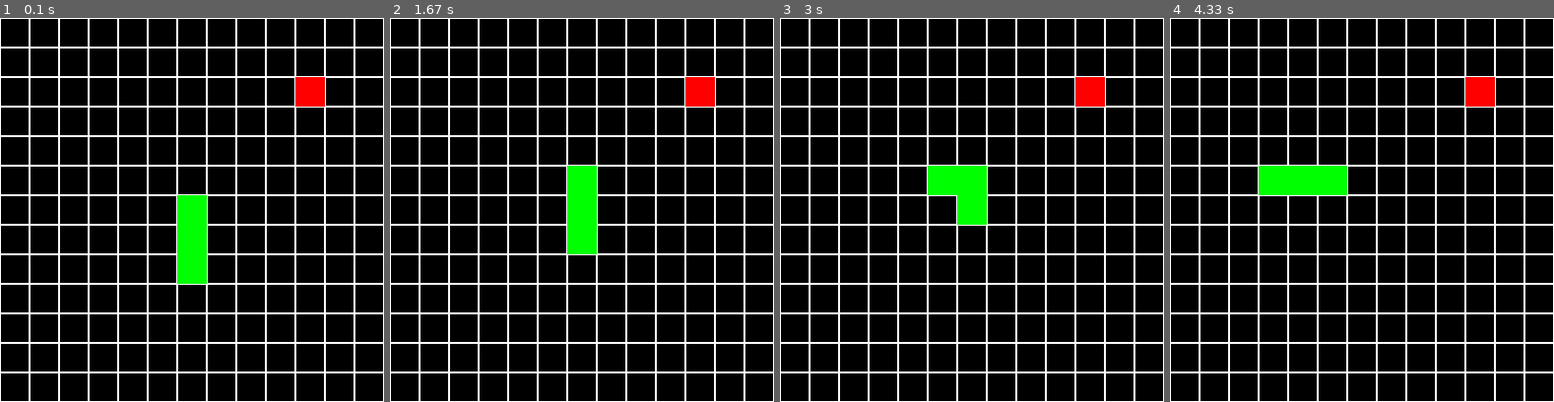
Above: before the commit, frames 1-4 (left to right).
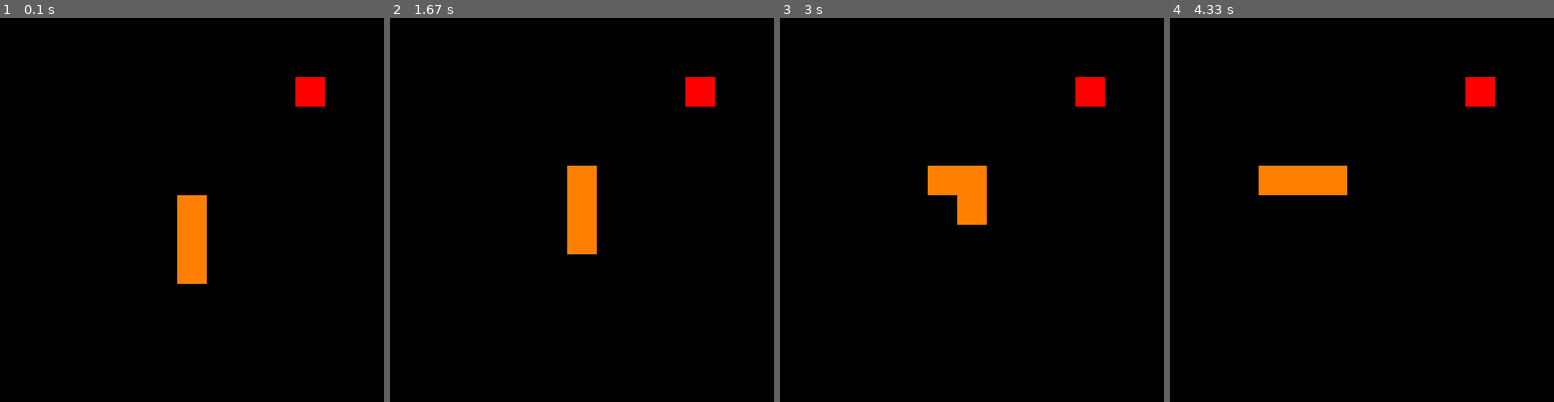
Above: after the commit, the same moments.

Repository: SanDaws/Estructura-de-datos
Game: pygame game, started from Trabajos/Trabajo1/snake.py
Same seed, same stepped clock (60 frames per second), same inputs: the game is played once before the commit and once after it.
Inputs:
- Up to frame 1 (0.1 s): no input
- Up to frame 2 (1.67 s): hold Right 0.33-0.8 s; hold Up 0.83-1.3 s
- Up to frame 3 (3 s): hold Left 1.83-2.37 s
- Up to frame 4 (4.33 s): no input

The runs differ from the first frame. In frame 1, 14% of the frame differs, in the area x 0-100%, y 0-100%; in frame 2, 14%; in frame 3, 14%; in frame 4, 14%.

Commit message:
Update snake.py

Diff:
--- a/Trabajos/Trabajo1/snake.py
+++ b/Trabajos/Trabajo1/snake.py
@@ -21,12 +21,12 @@
 # Colores
 blanco = (255, 255, 255)
 negro = (0, 0, 0)
-verde = (0, 255, 0)
+naranja = (255, 128, 0)
 rojo = (255, 0, 0)
 
 def serpiente_pantalla(serpiente):
     for segmento in serpiente:
-        pygame.draw.rect(ventana, verde,
+        pygame.draw.rect(ventana, naranja,
                          (segmento[0] * tamanio_celda, segmento[1] * tamanio_celda, tamanio_celda, tamanio_celda))
 
 def manzana_pantalla(manzana):
@@ -72,7 +72,7 @@
 
 def mostrar_mensaje_perdida():
     fuente = pygame.font.Font(None, 36)
-    mensaje = fuente.render("¡Perdiste el juego!", True, (255, 0, 0))
+    mensaje = fuente.render("¡Perdiste el juego!", True, negro)
     ventana.blit(mensaje, (ancho // 2 - mensaje.get_width() // 2, alto // 2 - mensaje.get_height() // 2))
 
 jugando = True
@@ -116,9 +116,7 @@
         moverse(direccion, serpiente, manzana, controlador)
 
     ventana.fill(negro)
-    for fila in range(ancho_tablero):
-        for columna in range(alto_tablero):
-            pygame.draw.rect(ventana, blanco, (columna * tamanio_celda, fila * tamanio_celda, tamanio_celda, tamanio_celda), 1)
+
 
     if controlador[2]:
         serpiente_pantalla(serpiente)
